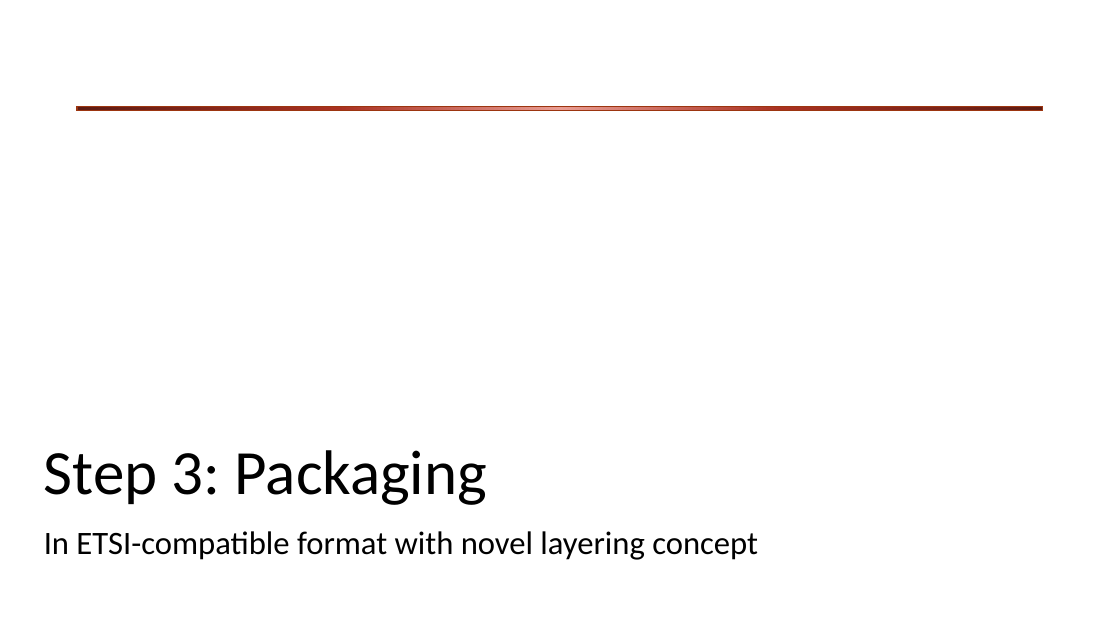
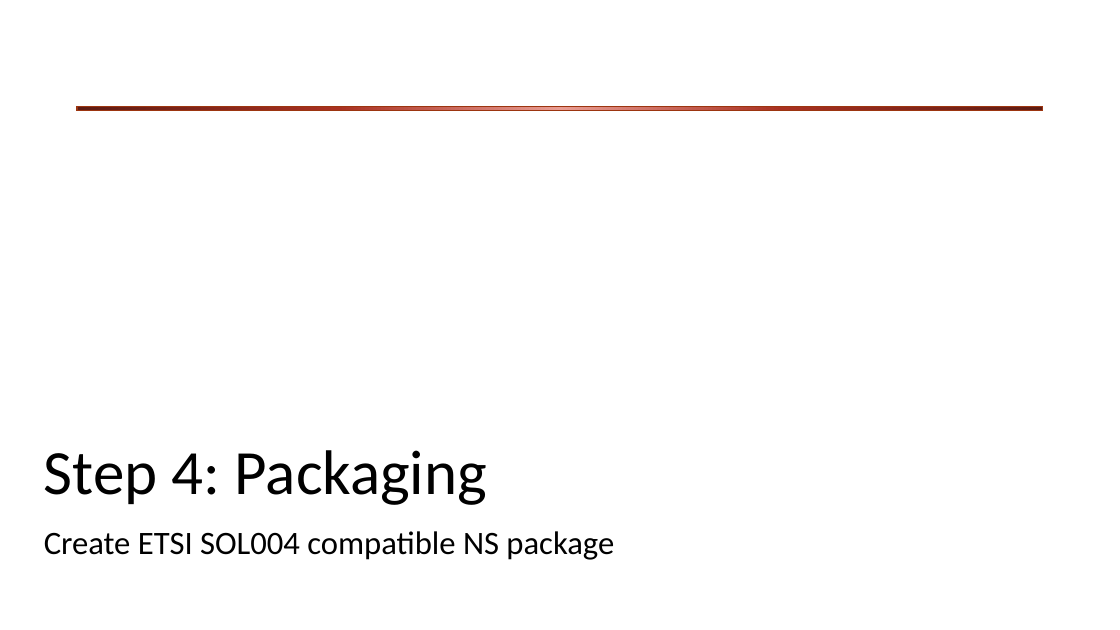
Before and after one commit to CN-UPB/demo-multi-platform-nfv-sdk, a slide deck: slide 9 of slides/video-slides.pptx (slide 6 before the commit). Drawn at 1120x630 pixels with LibreOffice and Linux fonts; fonts in the diff are those of the drawing; background and template pictures are left out. Boxes give left, top, right and bottom in pixels: in the first picture for what was removed or moved away, otherwise in the second. Text is boxed around its words. In the diff, an @@ line names an element or a change of style, - is before the commit and + after.

```diff
--- a/slides/video-slides.pptx
+++ b/slides/video-slides.pptx
@@ title at (44, 450, 487, 505): text changed @@
-Step 3: Packaging
+Step 4: Packaging
@@ subtitle at (44, 531, 614, 560): text changed @@
-In ETSI-compatible format with novel layering concept
+Create ETSI SOL004 compatible NS package
```
Also in this commit, not shown: 5 other slides changed, 5 slides added.
